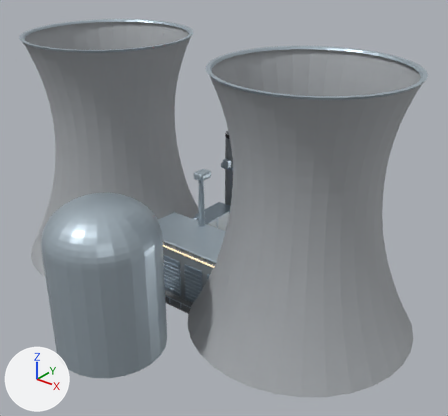
One commit to the Blender file tools/blender/across-infrastructure.blend: the scene before it, then after it.
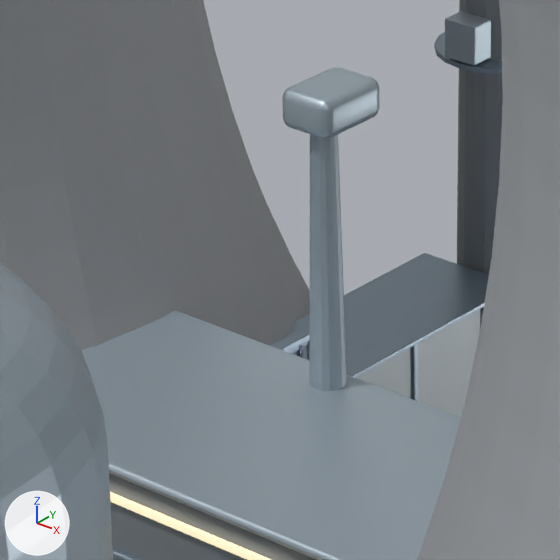
Each version is shown whole from a 50 mm camera at (52.4, -60.3, 50.1) aimed at (5.9, -2.2, 14.1), then close up on the part from 32% to 54% of the width and 38% to 62% of the height. Arrows for +X, +Y and +Z are at lower left; the lights stay in place. The last two pictures show the newer version.

Before the edit, the objects in view are built like this:
```python
me_breeching_duct = bpy.data.meshes.new('Breeching duct')
me_breeching_duct.from_pydata(...)  # 240 vertices, 228 faces; spans x -6.6..6.6, y 0.5..13.3, z 0.0..5.8
me_breeching_duct.materials.append(mat_hrsg_casing)  # grey #a2aaad
me_containment_cylinder = bpy.data.meshes.new('Containment cylinder')
me_containment_cylinder.from_pydata(...)  # 616 vertices, 504 faces; spans x -29.1..29.1, y -26.0..12.1, z 0.0..34.0
me_containment_cylinder.materials.append(mat_ceramic_metal_casing)  # light grey #adbcc5
me_nacelle = bpy.data.meshes.new('Nacelle')
me_nacelle.from_pydata(...)  # 88 vertices, 70 faces; spans x -0.8..0.8, y -0.8..1.4, z 0.0..17.0
me_nacelle.materials.append(mat_ceramic_metal_casing)  # light grey #adbcc5
ob_gas_plant__hrsg_casing = bpy.data.objects.new('GAS_PLANT__HRSG casing', me_breeching_duct)
ob_gas_plant__hrsg_casing.parent = ob_gas_plant
ob_gas_plant__hrsg_casing.location = (0.0, 0.0, 0.0)
ob_nuclear_plant__ceramic_metal_casing = bpy.data.objects.new('NUCLEAR_PLANT__Ceramic metal casing', me_containment_cylinder)
ob_nuclear_plant__ceramic_metal_casing.parent = ob_nuclear_plant
ob_nuclear_plant__ceramic_metal_casing.location = (0.0, 0.0, 0.0)
ob_wind_mast__ceramic_metal_casing = bpy.data.objects.new('WIND_MAST__Ceramic metal casing', me_nacelle)
ob_wind_mast__ceramic_metal_casing.parent = ob_wind_mast
ob_wind_mast__ceramic_metal_casing.location = (0.0, 0.0, 0.0)
# also in view: 'NUCLEAR_PLANT__Satin concrete' at (0.0, 0.0, 17.0); 'GAS_PLANT__Ceramic metal casing' at (1.7, 2.8, 7.5); 'MAP_SUBSTATION__Brushed structural steel' at (0.0, 0.0, 3.6); 'GAS_PLANT__Stack steel' at (0.0, 13.6, 9.0); 'GAS_PLANT__Brushed structural steel' at (3.3, 4.4, 6.3)
```
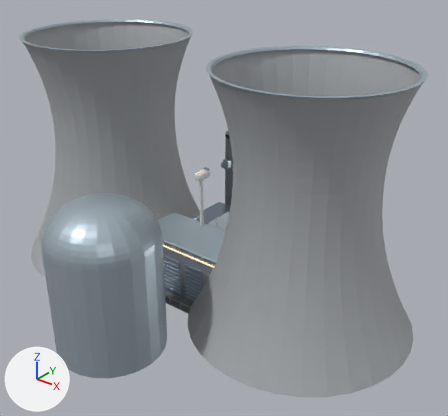
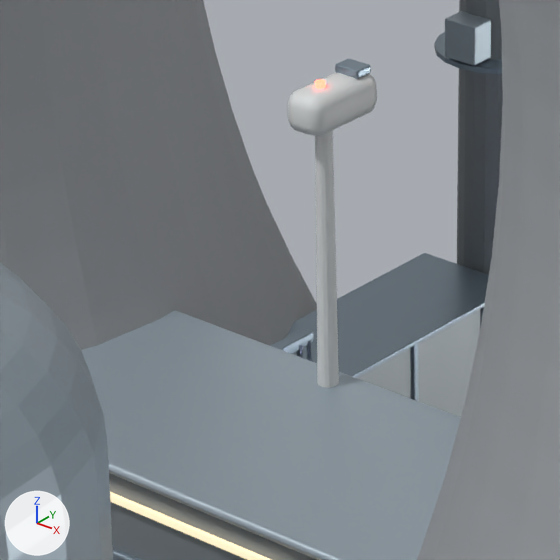
What differs and where, as boxes (x1, y1, x2, y2) in the close-ups (560 x 560 px; the box of a moved part takes in the faces that stretch with it):
'WIND_MAST__Ceramic metal casing', recoloured, reshaped (9% narrower): before (282, 67, 380, 391); after (288, 73, 377, 388)
'WIND_MAST__Brushed structural steel', added: after (335, 59, 371, 79)
'WIND_MAST__Aviation light', added: after (315, 79, 326, 89)
part 1 of me_nacelle, moved or reshaped: before (282, 67, 380, 138); after (288, 73, 377, 136)
part 2 of me_nacelle, moved or reshaped: before (309, 134, 347, 391); after (315, 130, 339, 388)

The change, as a list of edits to the scene's bpy script:
```text
Add mat_turbine_off_white:
    mat_turbine_off_white = principled_material('Turbine off-white')
    mat_turbine_off_white.base_color = (0.78, 0.8, 0.8)  # white #e5e7e7
    mat_turbine_off_white.roughness = 0.45
Add mat_aviation_light:
    mat_aviation_light = principled_material('Aviation light')
    mat_aviation_light.base_color = (1.0, 0.1, 0.06)  # red #ff5945
    mat_aviation_light.emission_color = (1.0, 0.1, 0.06)  # red #ff5945
    mat_aviation_light.emission_strength = 6.0
Change me_nacelle:
    used by ob_wind_mast__ceramic_metal_casing; parent = ob_wind_mast; location = (0.0, 0.0, 0.0)
    remove me_nacelle.from_pydata(...)  # 88 vertices, 70 faces; spans x -0.8..0.8, y -0.8..1.4, z 0.0..17.0
    remove me_nacelle.materials.append(mat_ceramic_metal_casing)  # light grey #adbcc5
    add me_nacelle.from_pydata(...)  # 88 vertices, 70 faces; spans x -0.6..0.6, y -0.9..1.6, z 0.0..17.0
    me_nacelle part 1: the loose piece of 56 vertices spanning x -0.8..0.8, y -0.8..1.4, z 15.9..17.0 is scaled about its middle by (0.612, 1.12, 0.934), then moved by (0.0, 0.1, 0.0)
    me_nacelle part 2: the loose piece of 32 vertices spanning x -0.6..0.6, y -0.6..0.6, z 0.0..16.0 is scaled about the mesh origin by (0.559, 0.559, 0.994)
    add me_nacelle.materials.append(mat_turbine_off_white)  # white #e5e7e7
Add me_nacelle_aviation_light:
    me_nacelle_aviation_light.from_pydata([(0.13, -0.1, 17.04), (0.092, -0.192, 17.04), (0.0, -0.23, 17.04), (-0.092, -0.192, 17.04), (-0.13, -0.1, 17.04), (-0.092, -0.008, 17.04), (0.0, 0.03, 17.04), (0.092, -0.008, 17.04), (0.13, -0.1, 17.2), (0.092, -0.192, 17.2), (0.0, -0.23, 17.2), (-0.092, -0.192, 17.2), (-0.13, -0.1, 17.2), (-0.092, -0.008, 17.2), (0.0, 0.03, 17.2), (0.092, -0.008, 17.2)], [], [(0, 8, 9, 1), (1, 9, 10, 2), (2, 10, 11, 3), (3, 11, 12, 4), (4, 12, 13, 5), (5, 13, 14, 6), (6, 14, 15, 7), (7, 15, 8, 0)])
    me_nacelle_aviation_light.materials.append(mat_aviation_light)  # red #ff5945, glowing red #ff5945
Add me_nacelle_cooler:
    me_nacelle_cooler.from_pydata(...)  # 56 vertices, 54 faces; spans x -0.375..0.375, y 0.875..1.425, z 17.02..17.26
    me_nacelle_cooler.materials.append(mat_brushed_structural_steel)  # greyish blue #95a6b3
Add ob_wind_mast__aviation_light:
    ob_wind_mast__aviation_light = bpy.data.objects.new('WIND_MAST__Aviation light', me_nacelle_aviation_light)
    ob_wind_mast__aviation_light.parent = ob_wind_mast
    ob_wind_mast__aviation_light.location = (0.0, 0.0, 0.0)
Add ob_wind_mast__brushed_structural_steel:
    ob_wind_mast__brushed_structural_steel = bpy.data.objects.new('WIND_MAST__Brushed structural steel', me_nacelle_cooler)
    ob_wind_mast__brushed_structural_steel.parent = ob_wind_mast
    ob_wind_mast__brushed_structural_steel.location = (0.0, 0.0, 0.0)
```
